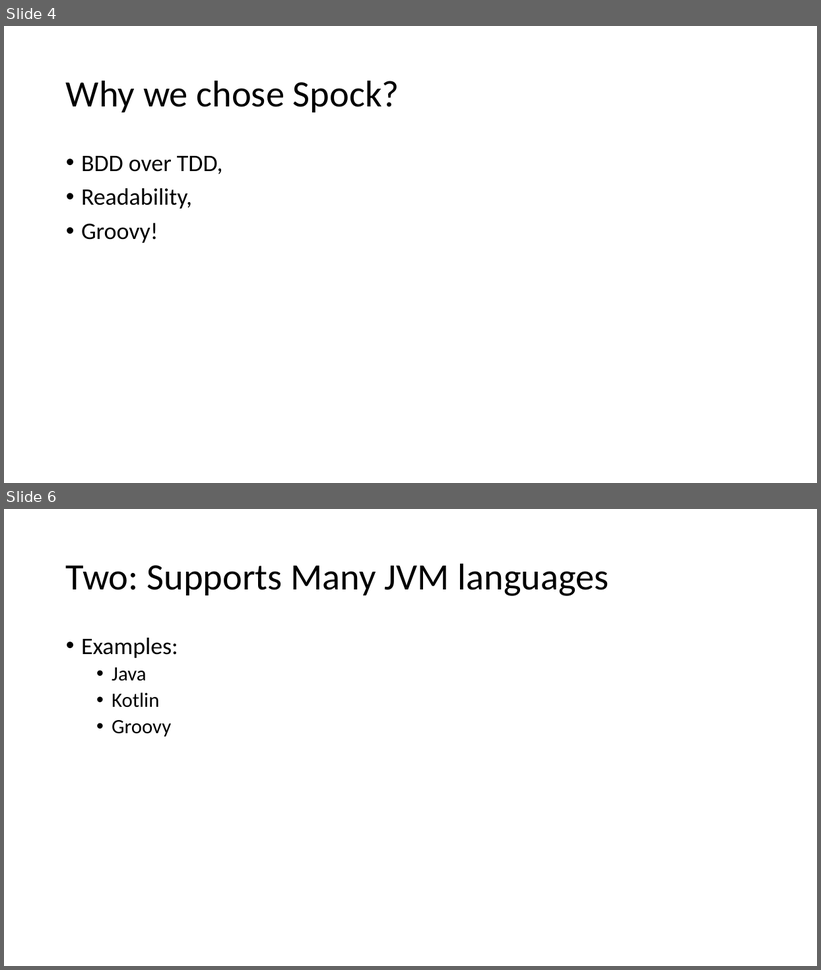
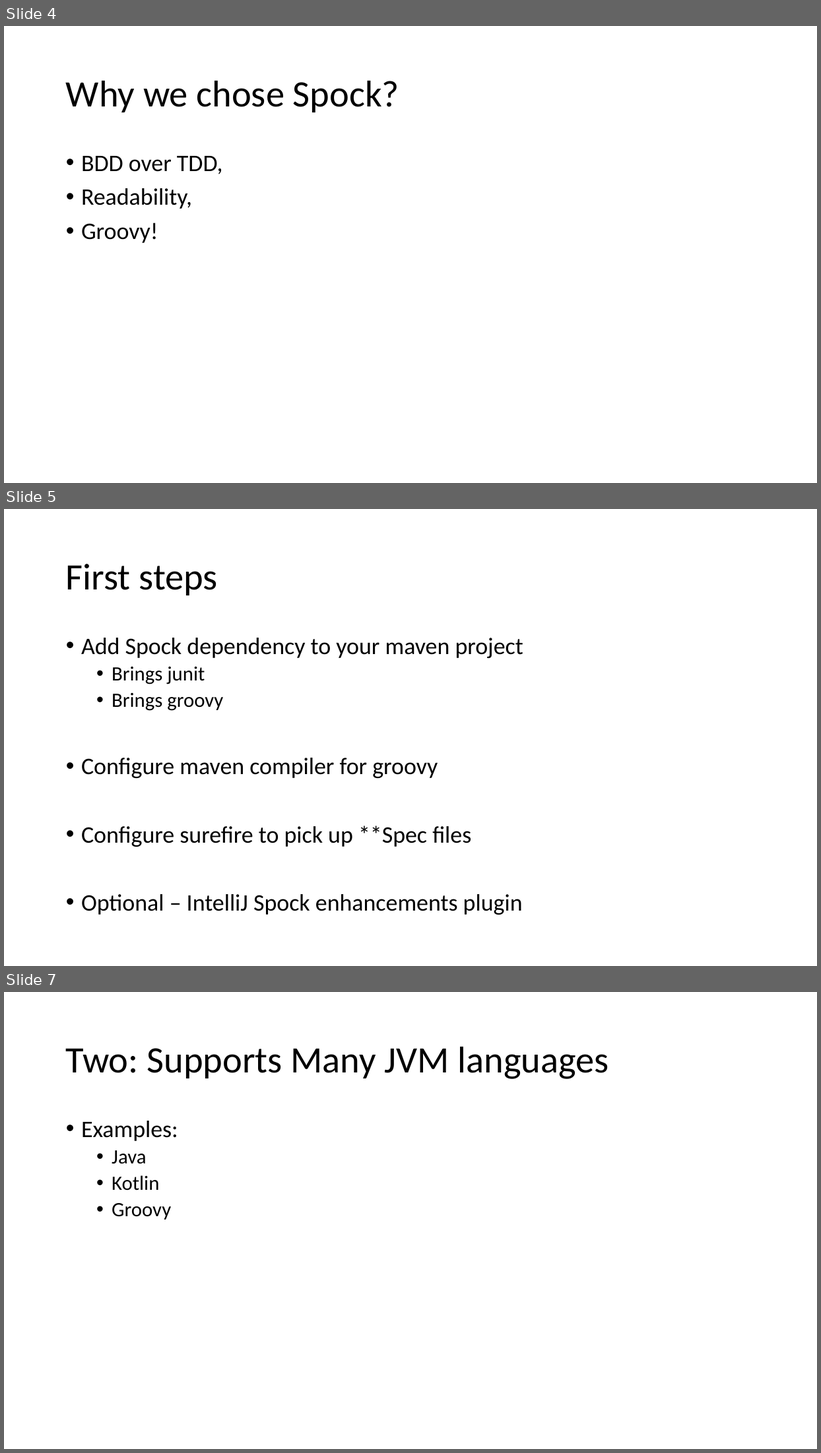
Before and after one commit to MiQr/spock-handsOn, a slide deck: ppt/Spock-HandsOn.pptx. Shown one above the other, each under a label of ours: slides 4 and 6 before the commit, slides 4, 5 and 7 after it; the slides between them are not shown. The pictures are 821x970 and 821x1453 pixels, drawn with LibreOffice and Linux fonts; fonts in the diff are those of the drawing. Boxes give left, top, right and bottom in pixels: in the first picture for what was removed or moved away, otherwise in the second. Text is boxed around its words. In the diff, an @@ line names an element or a change of style, - is before the commit and + after.

```diff
--- a/ppt/Spock-HandsOn.pptx
+++ b/ppt/Spock-HandsOn.pptx
@@ slide 5 added at box(4, 509, 817, 966), background #FFFFFF @@
@@ title added at box(66, 564, 218, 595), 44 pt, text #000000 @@
+First steps
@@ text added at box(81, 638, 523, 915), 28 pt, text #000000 @@
+• Add Spock dependency to your maven project
+  • Brings junit
+  • Brings groovy
+• Configure maven compiler for groovy
+• Configure surefire to pick up **Spec files
+• Optional – IntelliJ Spock enhancements plugin
@@ what was slide 6 is now slide 7 @@
```
Also in this commit, not shown: 7 slides changed, 1 other file.
